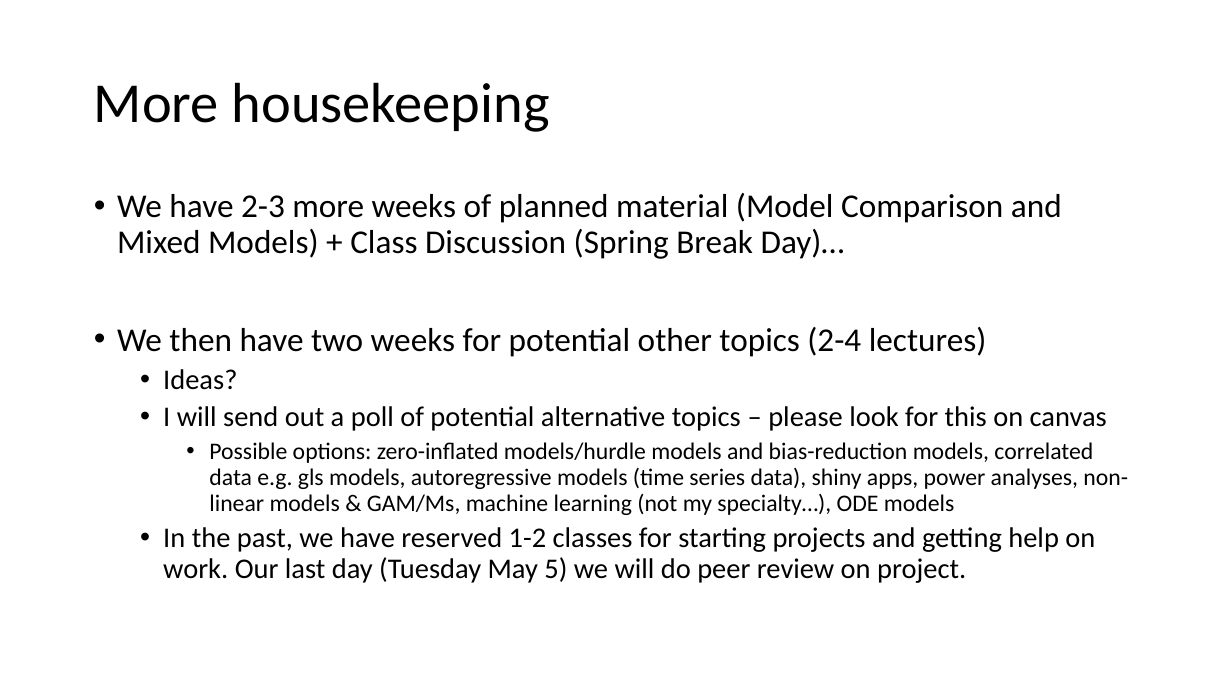
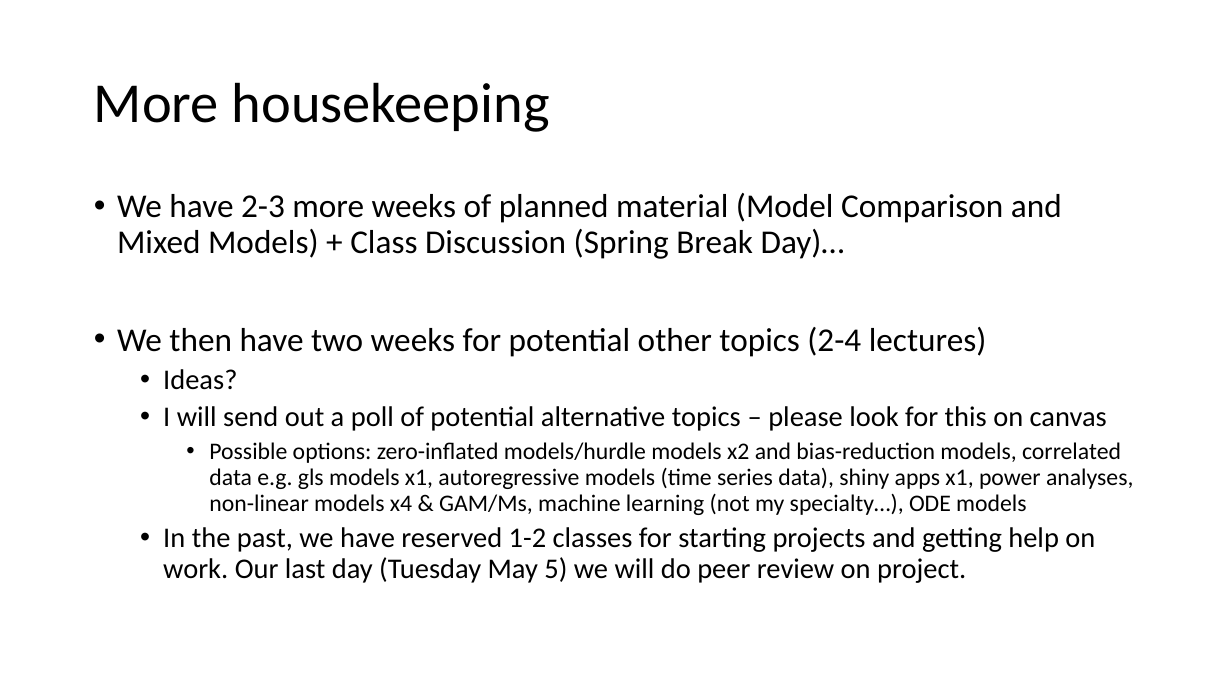
Before and after one commit to VTQuantMethodsEEB/klangwig, a slide deck: slide 3 of lectures/week_10_glms/le10_glms.pptx. Drawn at 1232x693 pixels with LibreOffice and Linux fonts; fonts in the diff are those of the drawing. Boxes give left, top, right and bottom in pixels: in the first picture for what was removed or moved away, otherwise in the second. Text is boxed around its words. In the diff, an @@ line names an element or a change of style, - is before the commit and + after.

Commit message:
updating with model comparison

```diff
--- a/lectures/week_10_glms/le10_glms.pptx
+++ b/lectures/week_10_glms/le10_glms.pptx
@@ text at (x1=209, y1=442, x2=1133, y2=515): text changed @@
-    • Possible options: zero-inflated models/hurdle models and bias-reduction models, correlated data e.g. gls models, autoregressive models (time series data), shiny apps, power analyses, non-linear models & GAM/Ms, machine learning (not my specialty…), ODE models
+    • Possible options: zero-inflated models/hurdle models x2 and bias-reduction models, correlated data e.g. gls models x1, autoregressive models (time series data), shiny apps x1, power analyses, non-linear models x4 & GAM/Ms, machine learning (not my specialty…), ODE models
```
Also in this commit, not shown: 1 other slide changed, 2 other files.
